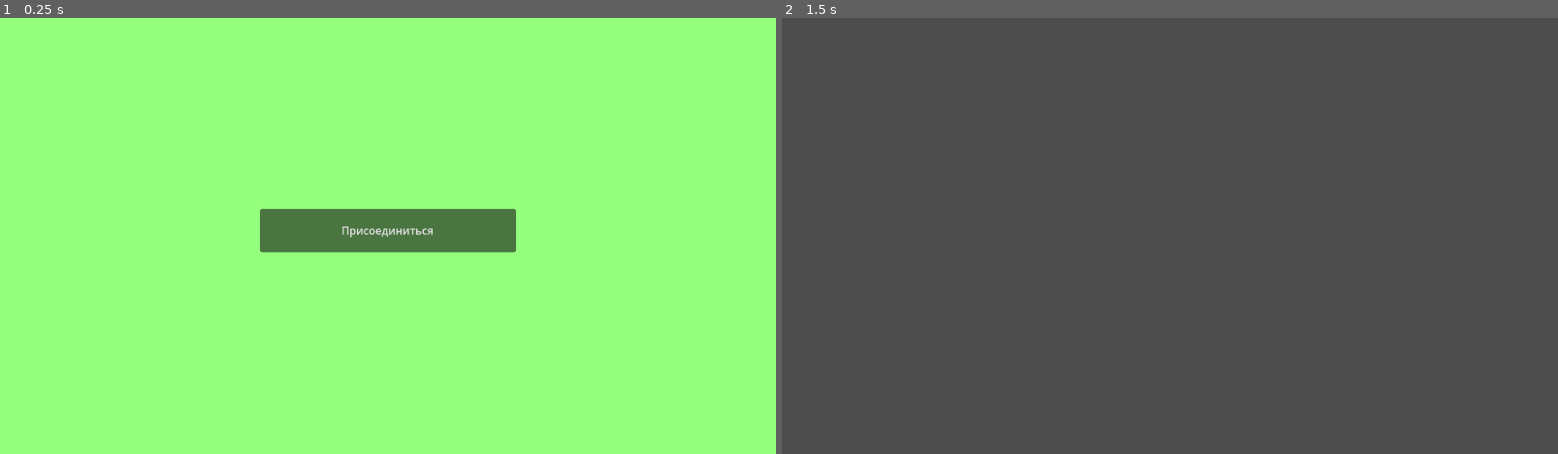
Above: before the commit, frames 1-2 (left to right).
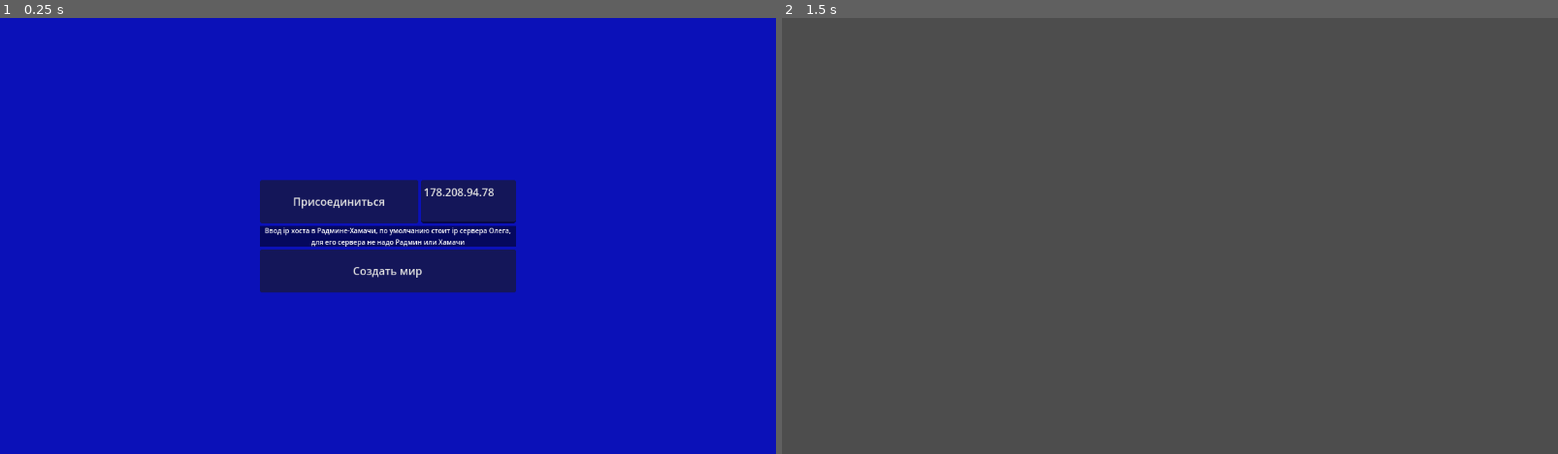
Above: after the commit, the same moments.

Repository: SamuelRodriguesMGR/wild-jam-77
Game: Godot game, scene res://scenes/UI/Main/main.tscn
The game is run twice, just before and just after one commit, with the same random seed, the same clock (stepped at 60 frames per second) and the same inputs.
Inputs (mouse positions are in pixels of both pictures, inside the frame that each line leads up to):
- Up to frame 1 (0.25 s): no input
- Up to frame 2 (1.5 s): click "Присоединиться" at 0.5 s; tap Enter at 1.25 s; move the mouse to (1340, 214) at 1.27 s; press the mouse at (1340, 214) at 1.28 s; hold Right (ui_right) from 1.28 s (still down)

The runs differ from the first frame. In frame 1, 100% of the frame differs, in the area x 0-100%, y 0-100%; in frame 2, nothing differs.

Commit message:
доработка_меню

Diff:
--- a/other_scripts/autoload/global.gd
+++ b/other_scripts/autoload/global.gd
@@ -1,4 +1,7 @@
 extends Node
+
+var role_server : String
+var host_ip     : String
 
 func _ready() -> void:
 	Engine.max_fps = 200
--- a/scenes/UI/Main/main.gd
+++ b/scenes/UI/Main/main.gd
@@ -1,7 +1,11 @@
 extends Control
 
+
+@onready var text_ip : TextEdit = get_node("%TextIP")
+
 func _change_scene(role : String) -> void:
-	GlobalVars.role_server = role
+	Global.role_server = role
+	Global.host_ip     = text_ip.text
 	get_tree().change_scene_to_file("res://scenes/game.tscn")
 
 # Host
--- a/scenes/UI/Main/main.tscn
+++ b/scenes/UI/Main/main.tscn
@@ -1,6 +1,9 @@
-[gd_scene load_steps=2 format=3 uid="uid://cedfhc5xoqqjv"]
+[gd_scene load_steps=3 format=3 uid="uid://cedfhc5xoqqjv"]
 
 [ext_resource type="Script" path="res://scenes/UI/Main/main.gd" id="1_x7xhc"]
+
+[sub_resource type="StyleBoxFlat" id="StyleBoxFlat_h2b0s"]
+bg_color = Color(0, 0, 0, 0.494118)
 
 [node name="Main" type="Control"]
 layout_mode = 3
@@ -18,7 +21,7 @@
 anchor_bottom = 1.0
 grow_horizontal = 2
 grow_vertical = 2
-color = Color(0.576471, 1, 0.486275, 1)
+color = Color(0.0432, 0.06576, 0.72, 1)
 
 [node name="Margin" type="MarginContainer" parent="."]
 layout_mode = 1
@@ -41,9 +44,36 @@
 [node name="VBoxContainer" type="VBoxContainer" parent="Margin"]
 layout_mode = 2
 
-[node name="JoinButton" type="Button" parent="Margin/VBoxContainer"]
+[node name="HBoxContainer" type="HBoxContainer" parent="Margin/VBoxContainer"]
+layout_mode = 2
+
+[node name="JoinButton" type="Button" parent="Margin/VBoxContainer/HBoxContainer"]
+custom_minimum_size = Vector2(235, 64)
+layout_mode = 2
+text = "Присоединиться
+"
+
+[node name="TextIP" type="TextEdit" parent="Margin/VBoxContainer/HBoxContainer"]
+unique_name_in_owner = true
+custom_minimum_size = Vector2(141, 0)
+layout_mode = 2
+size_flags_horizontal = 10
+text = "178.208.94.78"
+
+[node name="LabelInfo" type="Label" parent="Margin/VBoxContainer"]
+layout_mode = 2
+theme_override_font_sizes/font_size = 10
+theme_override_styles/normal = SubResource("StyleBoxFlat_h2b0s")
+text = "Ввод ip хоста в Радмине-Хамачи, по умолчанию стоит ip сервера Олега,
+для его сервера не надо Радмин или Хамачи
+"
+horizontal_alignment = 1
+vertical_alignment = 1
+
+[node name="HostButton" type="Button" parent="Margin/VBoxContainer"]
 custom_minimum_size = Vector2(0, 64)
 layout_mode = 2
-text = "Присоединиться"
+text = "Создать мир"
 
-[connection signal="pressed" from="Margin/VBoxContainer/JoinButton" to="." method="_on_join_button_pressed"]
+[connection signal="pressed" from="Margin/VBoxContainer/HBoxContainer/JoinButton" to="." method="_on_join_button_pressed"]
+[connection signal="pressed" from="Margin/VBoxContainer/HostButton" to="." method="_on_host_button_pressed"]
--- a/scenes/other/global_vars.gd
+++ b/scenes/other/global_vars.gd
@@ -1,4 +1 @@
 extends Node
-
-
-var role_server : String
--- a/scenes/other/server.gd
+++ b/scenes/other/server.gd
@@ -11,15 +11,17 @@
 	if OS.has_feature("dedicated_server"):
 		_run_server()
 	else:
-		_run_client()
+		definition_the_role()
 
 # выбор роли
-#func definition_the_role() -> void:
-	#if GlobalVars.role_server == "host":
-		#_run_server()
-		#
-	#elif GlobalVars.role_server == "client":
-		#_run_client()
+func definition_the_role() -> void:
+	if Global.role_server == "host":
+		_run_server()
+		if not OS.has_feature("dedicated_server"):
+			_add_player()
+
+	elif Global.role_server == "client":
+		_run_client()
 
 # хост
 func _run_server() -> void:
@@ -28,11 +30,10 @@
 	multiplayer.peer_connected.connect(_add_player)
 	multiplayer.peer_disconnected.connect(_del_player)
 	_add_level()
-	#_add_player()
 
 # клиент
 func _run_client() -> void:
-	HOST_IP = "178.208.94.78"
+	HOST_IP = Global.host_ip
 	peer.create_client(HOST_IP, PORT)
 	multiplayer.multiplayer_peer = peer
 
